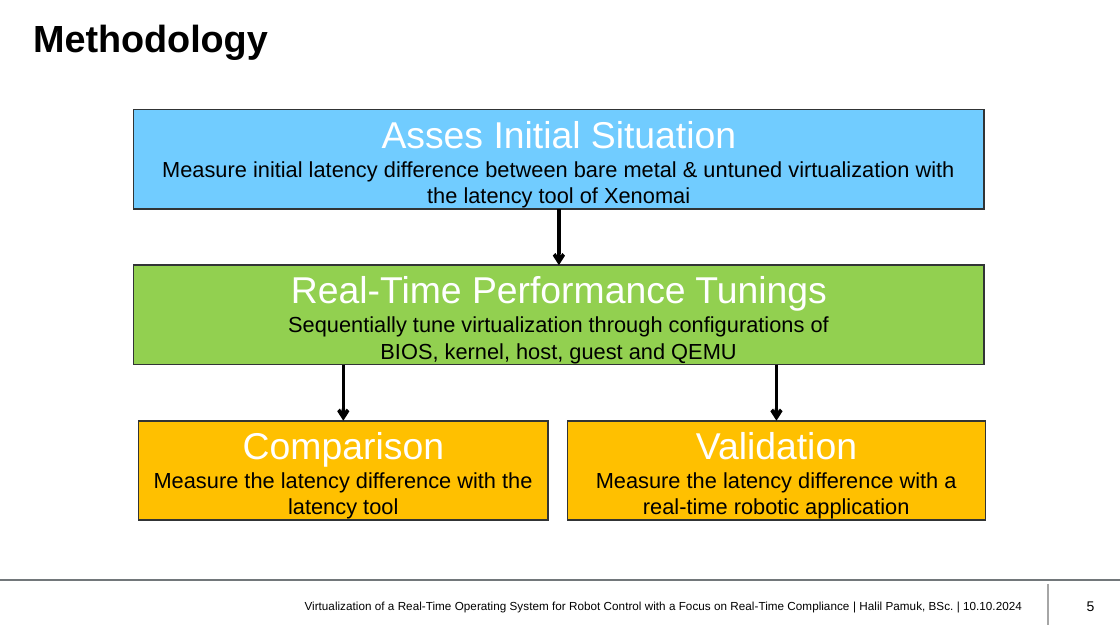
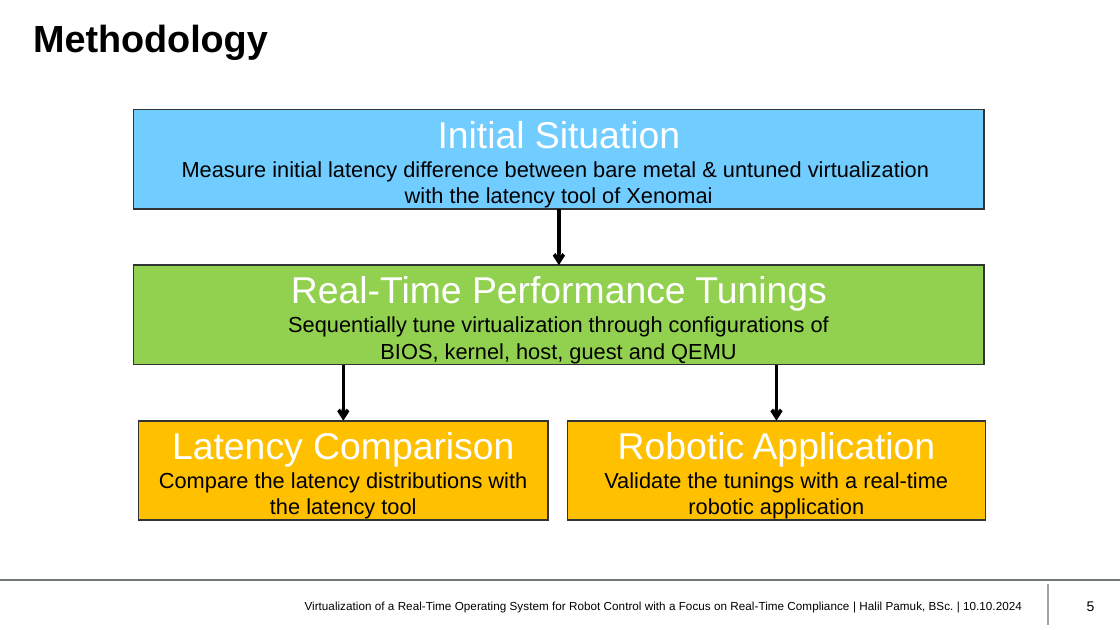
Before and after one commit to HIP24/Masterarbeit, a slide deck: slide 5 of Masterprüfung/Presentation/Pamuk_MT_Präsentation_10102024.pptx. Drawn at 1120x630 pixels with LibreOffice and Linux fonts; fonts in the diff are those of the drawing; background and template pictures are left out. Boxes give left, top, right and bottom in pixels: in the first picture for what was removed or moved away, otherwise in the second. Text is boxed around its words. In the diff, an @@ line names an element or a change of style, - is before the commit and + after.

Commit message:
FINAL

```diff
--- a/Masterprüfung/Presentation/Pamuk_MT_Präsentation_10102024.pptx
+++ b/Masterprüfung/Presentation/Pamuk_MT_Präsentation_10102024.pptx
@@ text in rectangle at [182,121,929,208]: text changed @@
-Asses Initial Situation
-Measure initial latency difference between bare metal & untuned virtualization with the latency tool of Xenomai
+Initial Situation
+Measure initial latency difference between bare metal & untuned virtualization
+with the latency tool of Xenomai
@@ text in rectangle at [159,432,527,519]: text changed @@
-Comparison
-Measure the latency difference with the latency tool
+Latency Comparison
+Compare the latency distributions with the latency tool
@@ text in rectangle at [604,432,948,519]: text changed @@
-Validation
-Measure the latency difference with a real-time robotic application
+Robotic Application
+Validate the tunings with a real-time robotic application
```
Also in this commit, not shown: 1 other slide changed.
